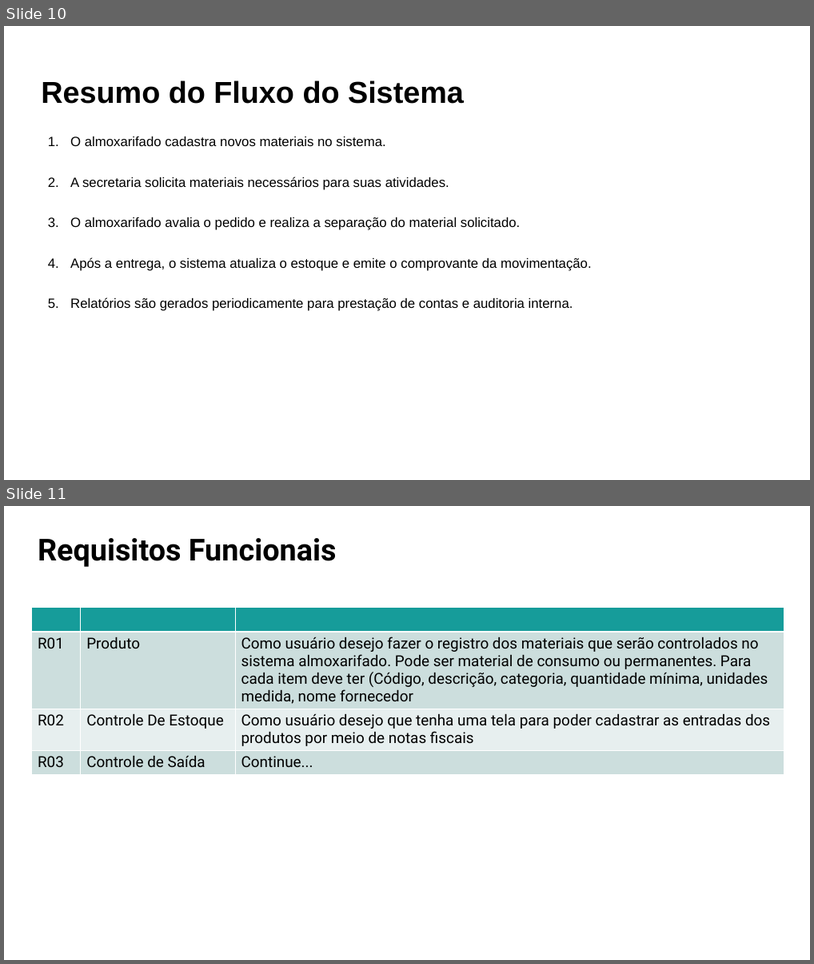
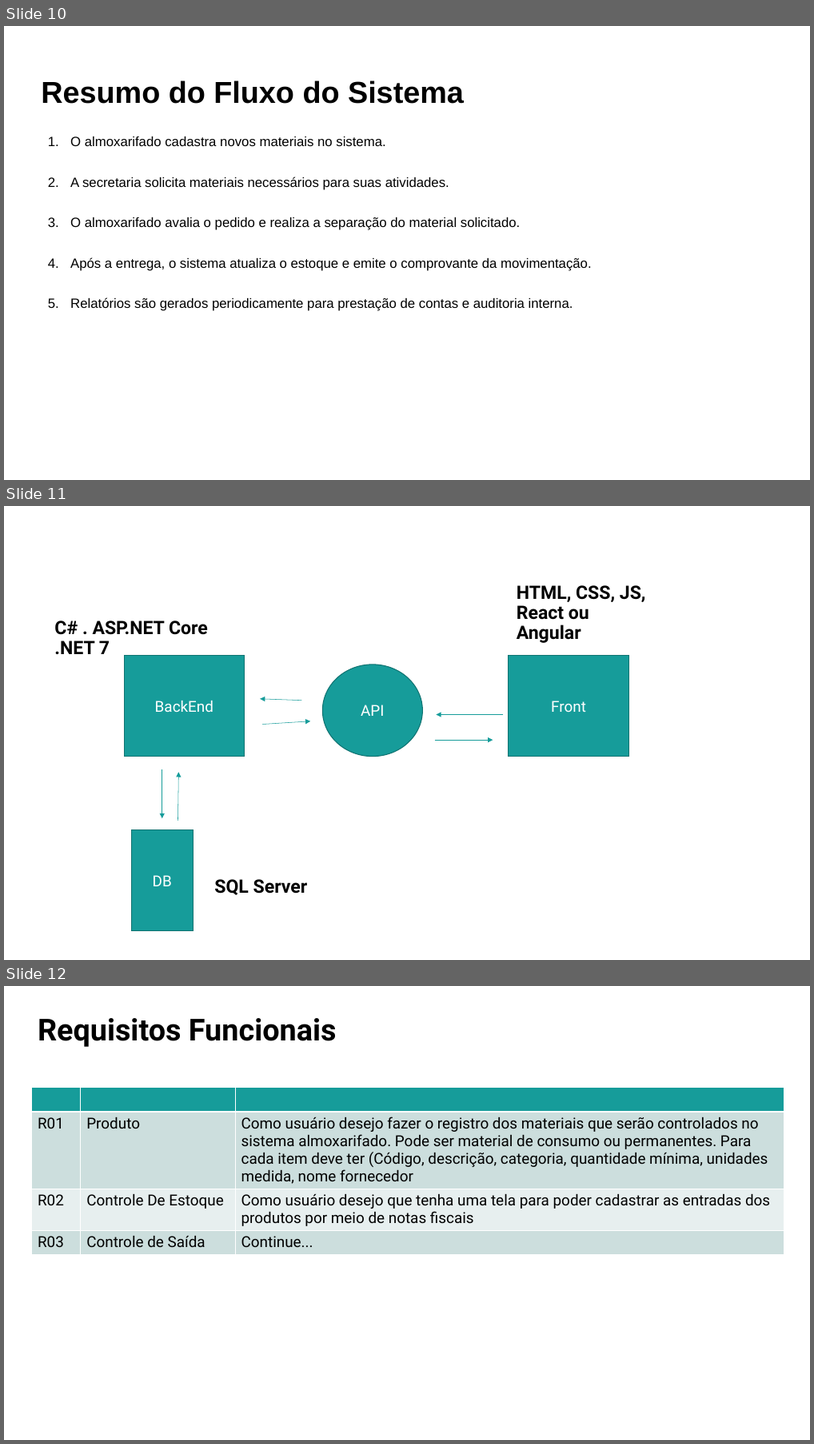
Before and after one commit to soolth/alomoxarifadoafrodite, a slide deck: Documentacao/ModelagemSistema_TemplateInicial.pptx. Shown one above the other, each under a label of ours: slides 10 and 11 before the commit, slides 10, 11 and 12 after it. The pictures are 814x964 and 814x1444 pixels, drawn with LibreOffice and Linux fonts; fonts in the diff are those of the drawing. Boxes give left, top, right and bottom in pixels: in the first picture for what was removed or moved away, otherwise in the second. Text is boxed around its words. In the diff, an @@ line names an element or a change of style, - is before the commit and + after.

Commit message:
Documento inicial

```diff
--- a/Documentacao/ModelagemSistema_TemplateInicial.pptx
+++ b/Documentacao/ModelagemSistema_TemplateInicial.pptx
@@ slide 11 added at box(4, 506, 810, 960), background #FFFFFF @@
@@ text added at box(517, 585, 646, 643), 22 pt, text #000000, bold @@
+HTML, CSS, JS, React ou Angular
@@ text added at box(54, 620, 208, 654), 22 pt, text #000000, bold @@
+C# . ASP.NET Core
+.NET 7
@@ rectangle added at box(124, 656, 245, 756), fill #169C9A, outline #107372 1 pt, 18 pt, text #FFFFFF @@
+BackEnd
@@ ellipse added at box(323, 664, 422, 756), fill #169C9A, outline #107372 1 pt, 18 pt, text #FFFFFF @@
+API
@@ rectangle added at box(509, 656, 630, 756), fill #169C9A, outline #107372 1 pt, 18 pt, text #FFFFFF @@
+Front
@@ arrow added from (302, 700) to (260, 699), #169C9A 0.5 pt @@
@@ arrow added from (263, 724) to (310, 721), #169C9A 0.5 pt @@
@@ arrow added from (504, 715) to (437, 715), #169C9A 0.5 pt @@
@@ arrow added from (434, 740) to (494, 740), #169C9A 0.5 pt @@
@@ arrow added from (162, 770) to (162, 818), #169C9A 0.5 pt @@
@@ arrow added from (178, 820) to (179, 772), #169C9A 0.5 pt @@
@@ rectangle added at box(132, 830, 194, 931), fill #169C9A, outline #107372 1 pt, 18 pt, text #FFFFFF @@
+DB
@@ text added at box(214, 879, 308, 895), 22 pt, text #000000, bold @@
+SQL Server
@@ what was slide 11 is now slide 12 @@
```
